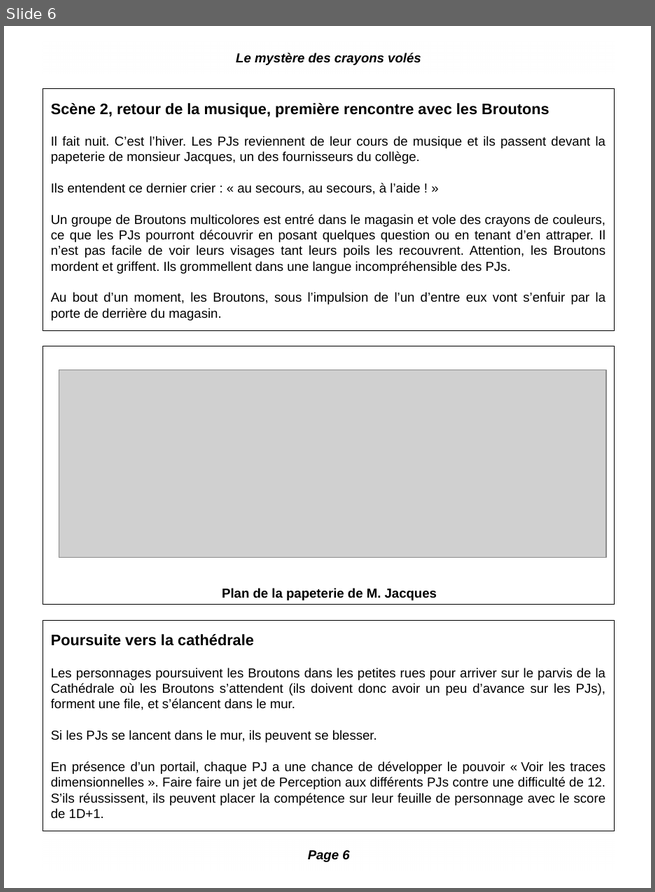
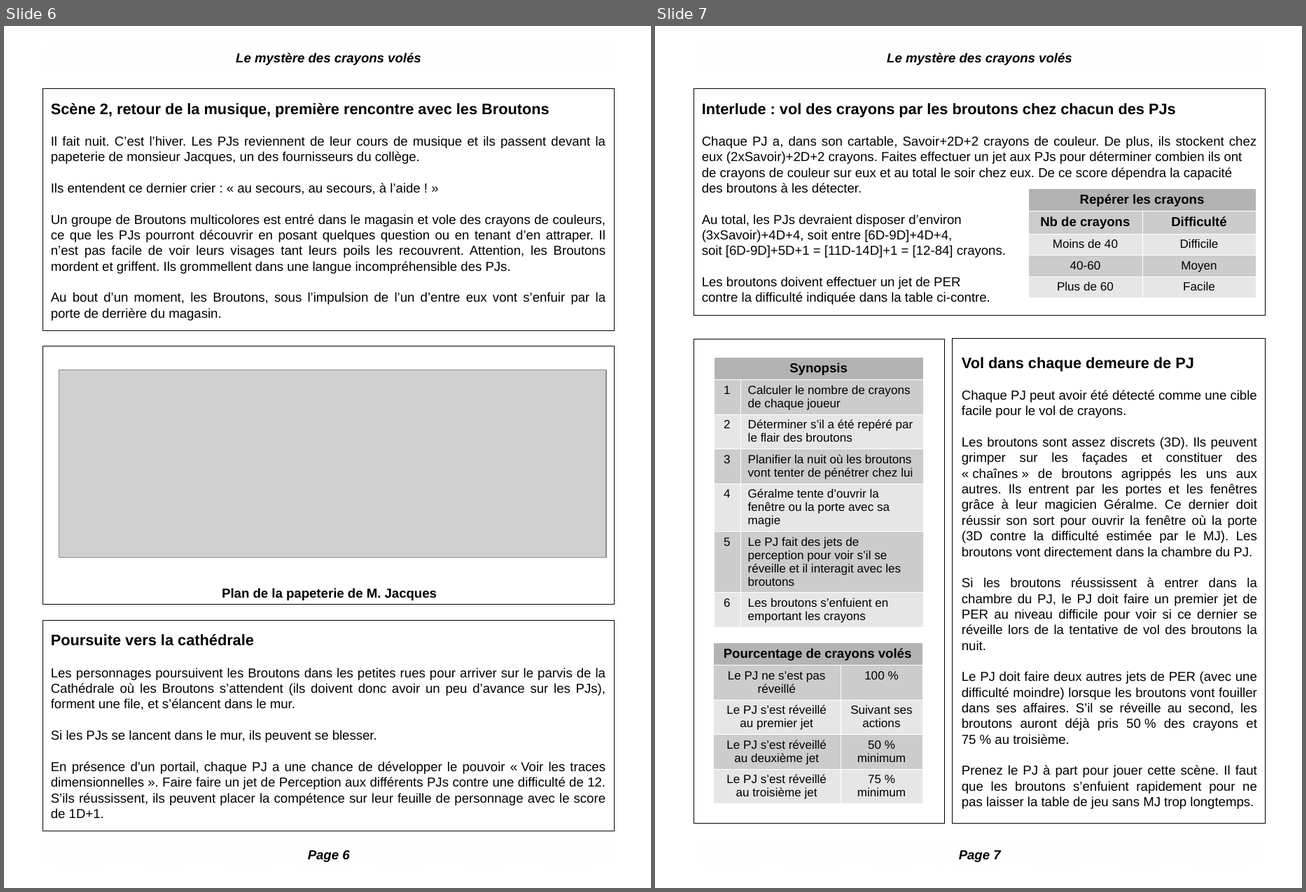
Before and after one commit to orey/D6-Dimensions, a slide deck: Le mystère des crayons volés/Le mystère des crayons volés.odp. Shown side by side, each under a label of ours: slide 6 before the commit, slides 6 and 7 after it. The pictures are 655x892 and 1306x892 pixels, drawn with LibreOffice and Linux fonts; fonts in the diff are those of the drawing; grey boxes stand for pictures; background and template pictures are left out. Boxes give left, top, right and bottom in pixels: in the first picture for what was removed or moved away, otherwise in the second. Text is boxed around its words. In the diff, an @@ line names an element or a change of style, - is before the commit and + after.

```diff
--- a/Le mystère des crayons volés/Le mystère des crayons volés.odp
+++ b/Le mystère des crayons volés/Le mystère des crayons volés.odp
@@ slide 7 added at box(655, 26, 1302, 888), background picture (left out) @@
@@ text added at box(887, 53, 1072, 65), 12 pt, text #000000, bold, italic @@
+Le mystère des crayons volés
@@ rectangle added at box(694, 88, 1265, 315), fill #FFFFFF, outline #000000 0 pt, 12 pt, text #000000 @@
+Interlude : vol des crayons par les broutons chez chacun des PJs
+Chaque PJ a, dans son cartable, Savoir+2D+2 crayons de couleur. De plus, ils stockent chez eux (2xSavoir)+2D+2 crayons. Faites effectuer un jet aux PJs pour déterminer combien ils ont
+de crayons de couleur sur eux et au total le soir chez eux. De ce score dépendra la capacité
+des broutons à les détecter.
+Au total, les PJs devraient disposer d’environ
+(3xSavoir)+4D+4, soit entre [6D-9D]+4D+4,
+soit [6D-9D]+5D+1 = [11D-14D]+1 = [12-84] crayons.
+Les broutons doivent effectuer un jet de PER
+contre la difficulté indiquée dans la table ci-contre.
@@ table added at box(1028, 188, 1255, 372), 5 rows, 2 columns @@
+Repérer les crayons | 
+Nb de crayons | Difficulté
+Moins de 40 | Difficile
+40-60 | Moyen
+Plus de 60 | Facile
@@ rectangle added at box(694, 339, 944, 824), fill #FFFFFF, outline #000000 0 pt @@
@@ rectangle added at box(953, 339, 1265, 824), fill #FFFFFF, outline #000000 0 pt, 12 pt, text #000000 @@
+Vol dans chaque demeure de PJ
+Chaque PJ peut avoir été détecté comme une cible facile pour le vol de crayons.
+Les broutons sont assez discrets (3D). Ils peuvent grimper sur les façades et constituer des « chaînes » de broutons agrippés les uns aux autres. Ils entrent par les portes et les fenêtres grâce à leur magicien Géralme. Ce dernier doit réussir son sort pour ouvrir la fenêtre où la porte (3D contre la difficulté estimée par le MJ). Les broutons vont directement dans la chambre du PJ.
+Si les broutons réussissent à entrer dans la chambre du PJ, le PJ doit faire un premier jet de PER au niveau difficile pour voir si ce dernier se réveille lors de la tentative de vol des broutons la nuit.
+Le PJ doit faire deux autres jets de PER (avec une difficulté moindre) lorsque les broutons vont fouiller dans ses affaires. S’il se réveille au second, les broutons auront déjà pris 50 % des crayons et 75 % au troisième.
+Prenez le PJ à part pour jouer cette scène. Il faut que les broutons s’enfuient rapidement pour ne pas laisser la table de jeu sans MJ trop longtemps.
@@ table added at box(714, 357, 923, 627), 7 rows, 2 columns @@
+Synopsis | 
+1 | Calculer le nombre de crayons de chaque joueur
+2 | Déterminer s’il a été repéré par le flair des broutons
+3 | Planifier la nuit où les broutons vont tenter de pénétrer chez lui
+4 | Géralme tente d’ouvrir la fenêtre ou la porte avec sa magie
+5 | Le PJ fait des jets de perception pour voir s’il se réveille et il interagit avec les broutons
+6 | Les broutons s’enfuient en emportant les crayons
@@ table added at box(713, 642, 922, 804), 5 rows, 2 columns @@
+Pourcentage de crayons volés | 
+Le PJ ne s’est pas réveillé | 100 %
+Le PJ s’est réveillé au premier jet | Suivant ses actions
+Le PJ s’est réveillé au deuxième jet | 50 % minimum
+Le PJ s’est réveillé au troisième jet | 75 % minimum
@@ text added at box(959, 851, 1000, 862), 12 pt, text #000000, bold, italic @@
+Page 7
```
Also in this commit, not shown: 1 other file.
